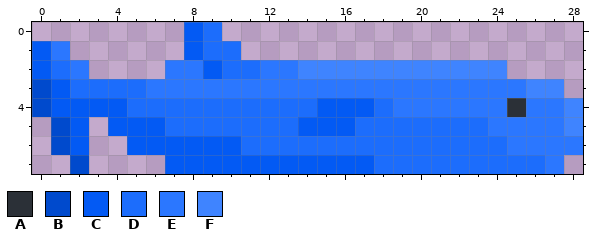
File history of a pixel-art file, assets/fish2.aseprite. Above is the file before it was changed.
29x8 pixels, 1 frame.
Palette (. is transparent): A #2b3037  B #004acd  C #035af4  D #1c6dfc  E #2b77ff  F #3f84ff
Pixels before, first column x 0:
0 ........CD...................
1 CE......CDD..................
2 CDE....EECDDEEFFFFFFFFFFF....
3 BCDDDDEEEEEEEEEEEEEEEEEEEEFF.
4 BCCCCDDDDDDDDDDCCCDEEEEEEAEEF
5 .BC.CCCDDDDDDDCCCDDDDDDDEEEEF
6 .BC..CCCCCCDDDDDDDDDDDDDDEEEE
7 ..B....CCCCCCCCCCCDDDDDDDDDE.
The result:
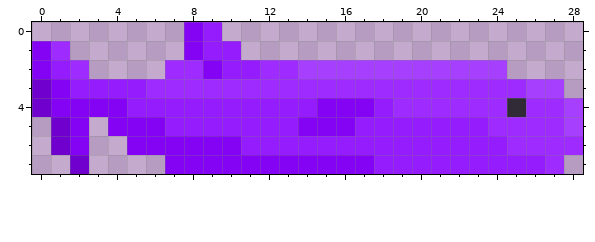
Changes in this commit:
Colour A changes from #2b3037 to #312b37.
Colour B changes from #004acd to #6f00cd.
Colour C changes from #035af4 to #8503f4.
Colour D changes from #1c6dfc to #951cfc.
Colour E changes from #2b77ff to #9e2bff.
Colour F changes from #3f84ff to #a73fff.
